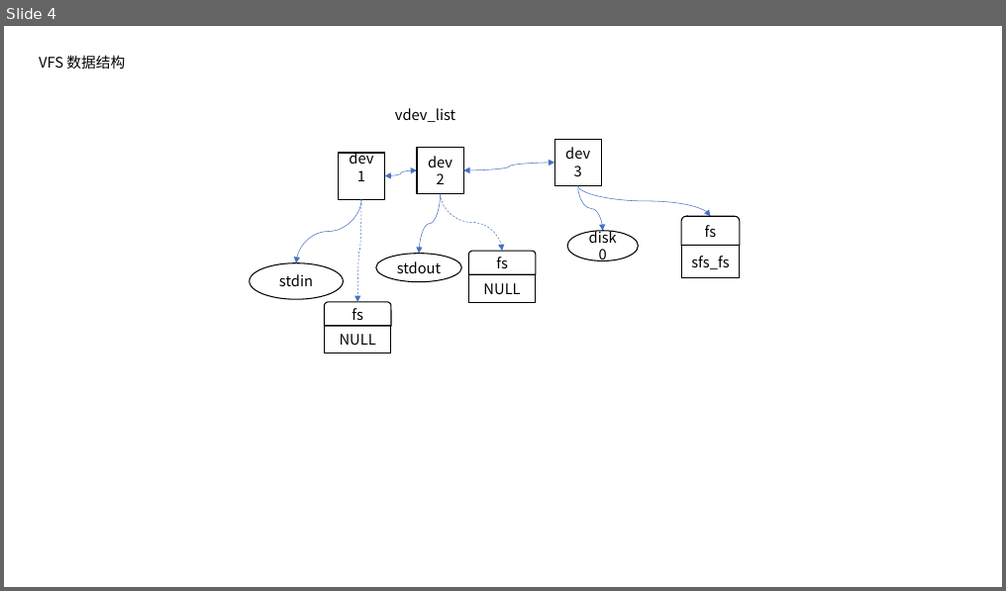
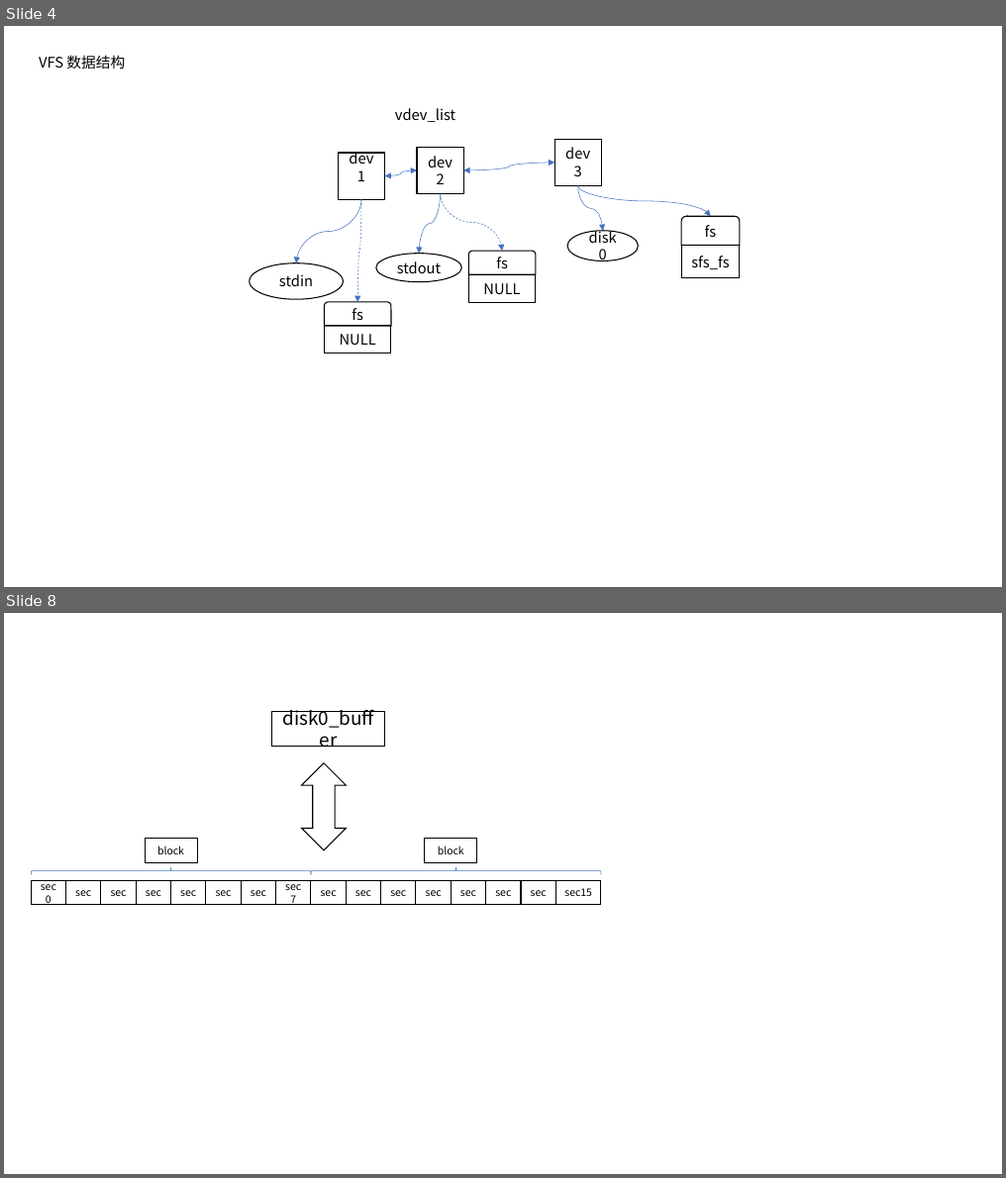
Before and after one commit to libinyl/lcore, a slide deck: 文件系统.pptx. Shown one above the other, each under a label of ours: slide 4 before the commit, slides 4 and 8 after it; the slides between them are not shown. The pictures are 1006x591 and 1006x1178 pixels, drawn with LibreOffice and Linux fonts; fonts in the diff are those of the drawing. Boxes give left, top, right and bottom in pixels: in the first picture for what was removed or moved away, otherwise in the second. Text is boxed around its words. In the diff, an @@ line names an element or a change of style, - is before the commit and + after.

```diff
--- a/文件系统.pptx
+++ b/文件系统.pptx
@@ slide 8 added at bbox=[4, 613, 1002, 1174], background #FFFFFF @@
@@ rectangle added at bbox=[272, 711, 384, 747], outline #000000 1 pt, 18 pt, text #000000 @@
+disk0_buffer
@@ up down arrow added at bbox=[302, 763, 347, 851], outline #000000 1 pt @@
@@ rectangle added at bbox=[145, 839, 197, 863], outline #000000 1 pt, 10 pt, text #000000 @@
+block
@@ rectangle added at bbox=[425, 839, 477, 863], outline #000000 1 pt, 10 pt, text #000000 @@
+block
@@ left brace added at bbox=[31, 867, 311, 875], outline #4472C4 0.5 pt @@
@@ left brace added at bbox=[311, 867, 601, 875], outline #4472C4 0.5 pt @@
@@ rectangle added at bbox=[31, 880, 66, 905], outline #000000 1 pt, 10 pt, text #000000 @@
+sec0
@@ rectangle added at bbox=[66, 880, 101, 905], outline #000000 1 pt, 10 pt, text #000000 @@
+sec
@@ rectangle added at bbox=[101, 880, 136, 905], outline #000000 1 pt, 10 pt, text #000000 @@
+sec
@@ rectangle added at bbox=[136, 880, 171, 905], outline #000000 1 pt, 10 pt, text #000000 @@
+sec
@@ rectangle added at bbox=[171, 880, 206, 905], outline #000000 1 pt, 10 pt, text #000000 @@
+sec
@@ rectangle added at bbox=[206, 880, 242, 905], outline #000000 1 pt, 10 pt, text #000000 @@
+sec
@@ rectangle added at bbox=[241, 880, 275, 905], outline #000000 1 pt, 10 pt, text #000000 @@
+sec
@@ rectangle added at bbox=[275, 880, 311, 905], outline #000000 1 pt, 10 pt, text #000000 @@
+sec7
@@ rectangle added at bbox=[311, 880, 347, 905], outline #000000 1 pt, 10 pt, text #000000 @@
+sec
@@ rectangle added at bbox=[347, 880, 381, 905], outline #000000 1 pt, 10 pt, text #000000 @@
+sec
@@ rectangle added at bbox=[380, 880, 416, 905], outline #000000 1 pt, 10 pt, text #000000 @@
+sec
@@ rectangle added at bbox=[416, 880, 450, 905], outline #000000 1 pt, 10 pt, text #000000 @@
+sec
@@ rectangle added at bbox=[450, 880, 486, 905], outline #000000 1 pt, 10 pt, text #000000 @@
+sec
@@ rectangle added at bbox=[486, 880, 522, 905], outline #000000 1 pt, 10 pt, text #000000 @@
+sec
@@ rectangle added at bbox=[522, 880, 556, 905], outline #000000 1 pt, 10 pt, text #000000 @@
+sec
@@ rectangle added at bbox=[555, 880, 601, 905], outline #000000 1 pt, 10 pt, text #000000 @@
+sec15
```
Also in this commit, not shown: 2 slides changed, 2 other slides added, 16 other files.
